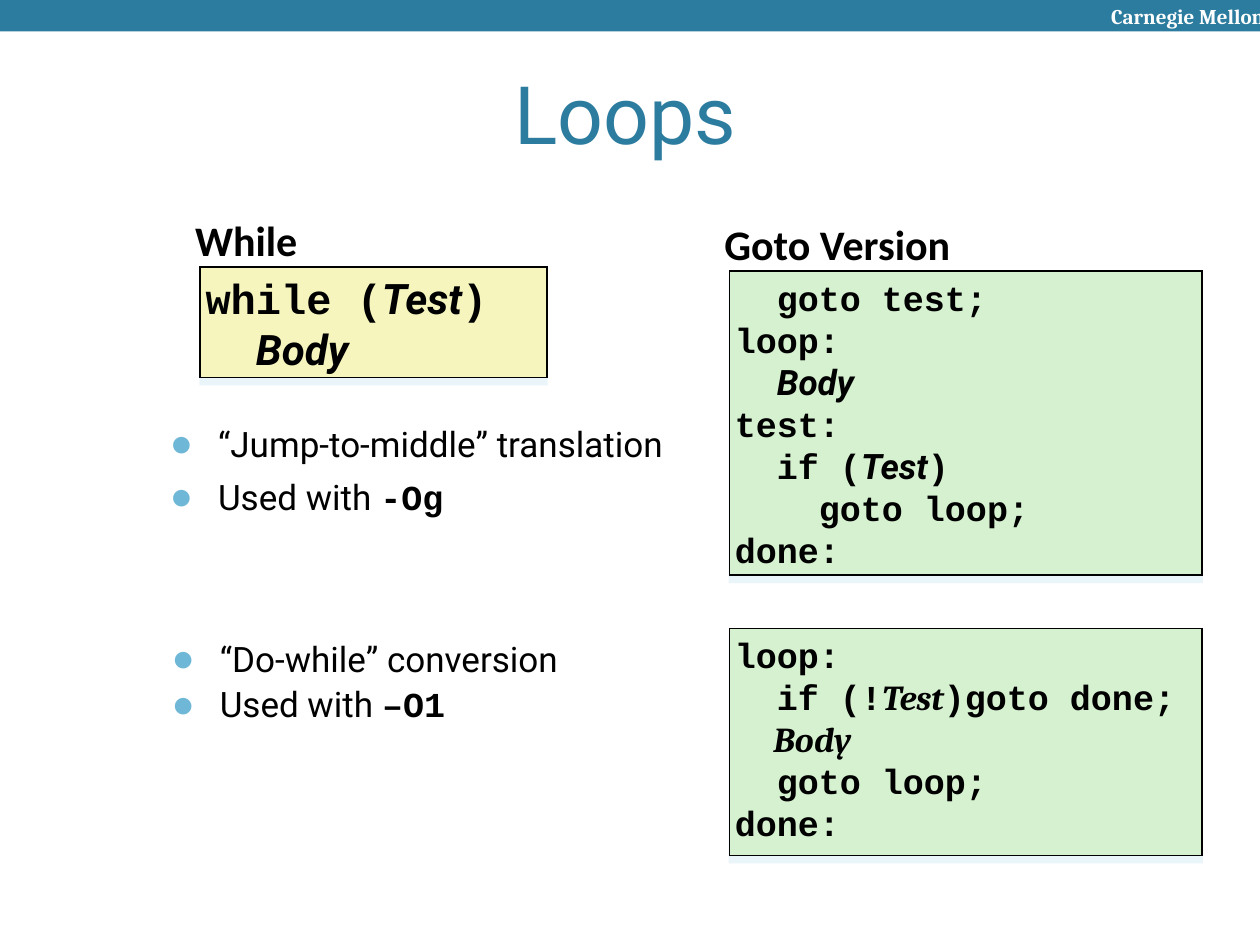
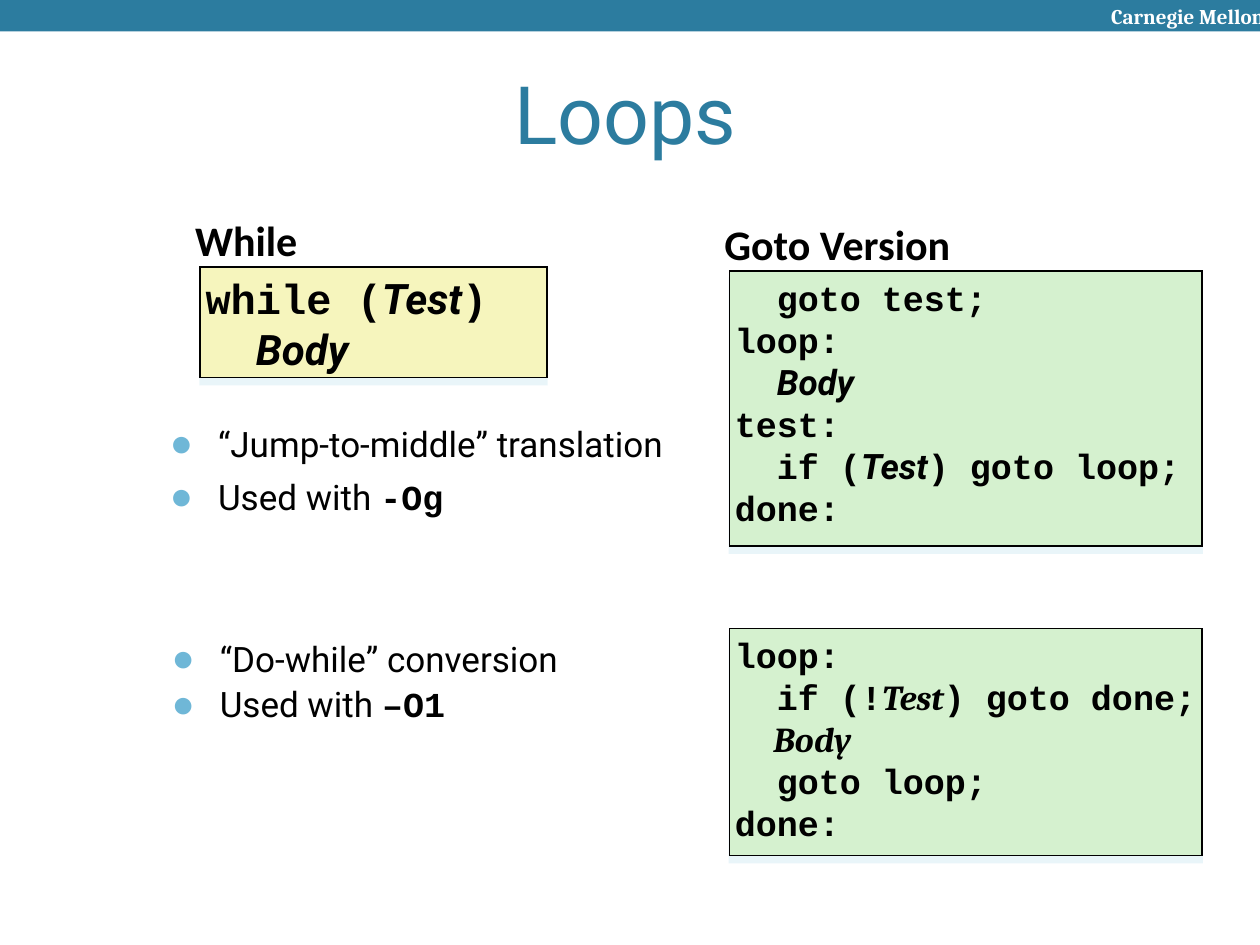
Before and after one commit to pdownen/pdownen.github.io, a slide deck: slide 18 of courses/24S/Assembly/notes/06_x86_control.pptx. Drawn at 1260x945 pixels with LibreOffice and Linux fonts; fonts in the diff are those of the drawing; background and template pictures are left out. Boxes give left, top, right and bottom in pixels: in the first picture for what was removed or moved away, otherwise in the second. Text is boxed around its words. In the diff, an @@ line names an element or a change of style, - is before the commit and + after.

```diff
--- a/courses/24S/Assembly/notes/06_x86_control.pptx
+++ b/courses/24S/Assembly/notes/06_x86_control.pptx
@@ rectangle "goto test;" resized from (x1=730, y1=271, x2=1202, y2=575) to (x1=730, y1=271, x2=1202, y2=546) @@
@@ text in rectangle at (x1=777, y1=454, x2=1180, y2=487): text changed @@
-if (Test)
-goto loop;
+if (Test) goto loop;
@@ text in rectangle at (x1=777, y1=686, x2=1196, y2=718): spaces changed @@
-if (!Test)goto done;
+if (!Test) goto done;
```
Also in this commit, not shown: 7 other slides changed.
